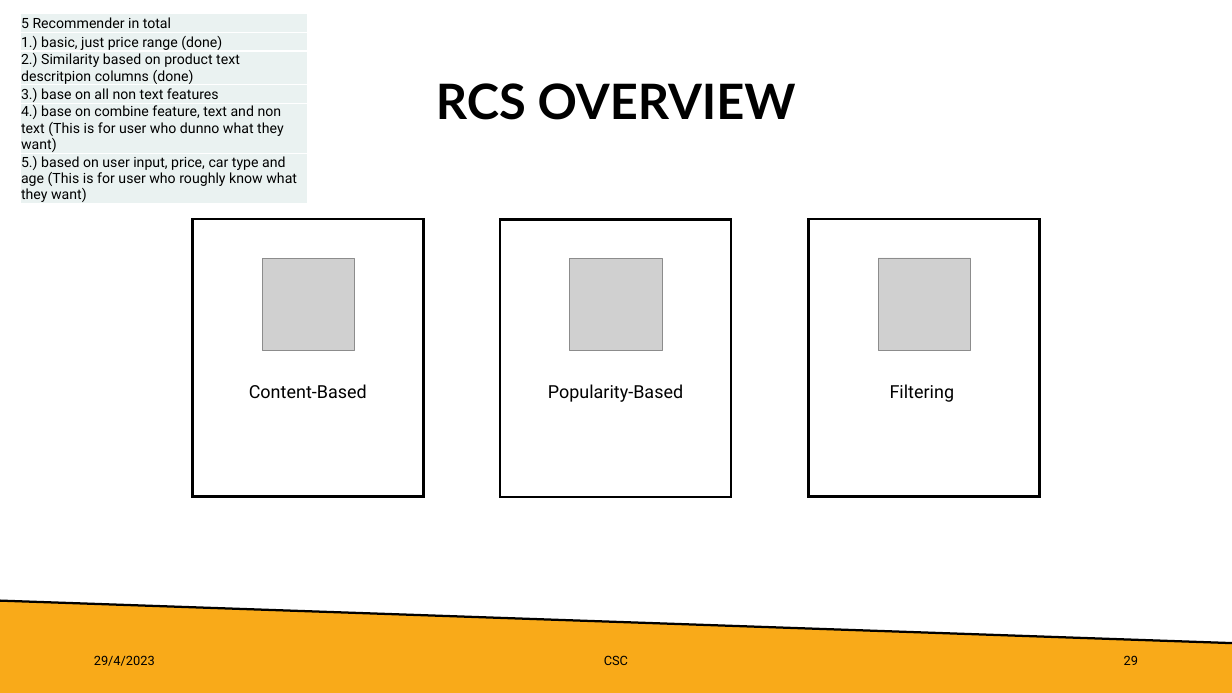
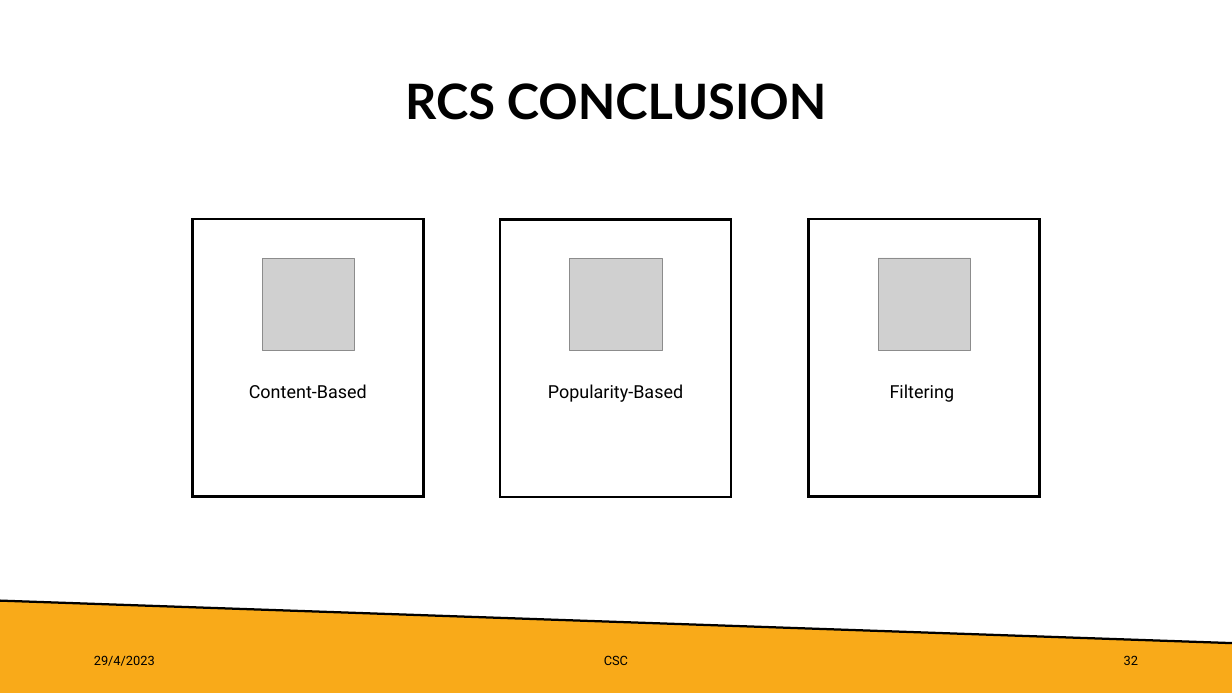
Before and after one commit to lkimhui/CarSmartConsultancy, a slide deck: slide 32 of BIG_DATA_PROCESSING_PresentationDeck.pptx (slide 29 before the commit). Drawn at 1232x693 pixels with LibreOffice and Linux fonts; fonts in the diff are those of the drawing; grey boxes stand for pictures. Boxes give left, top, right and bottom in pixels: in the first picture for what was removed or moved away, otherwise in the second. Text is boxed around its words. In the diff, an @@ line names an element or a change of style, - is before the commit and + after.

```diff
--- a/BIG_DATA_PROCESSING_PresentationDeck.pptx
+++ b/BIG_DATA_PROCESSING_PresentationDeck.pptx
@@ table removed at [20,14,308,207], 6 rows, 1 columns @@
-5 Recommender in total
-1.) basic, just price range (done)
-2.) Similarity based on product text descritpion columns (done)
-3.) base on all non text features
-4.) base on combine feature, text and non text (This is for user who dunno what they want)
-5.) based on user input, price, car type and age (This is for user who roughly know what they want)
@@ title at [405,83,827,120]: text changed @@
-RCS OVERVIEW
+RCS CONCLUSION
@@ page number at [1124,655,1138,665]: text changed @@
-29
+32
```
Also in this commit, not shown: 10 other slides changed, 3 slides added.
